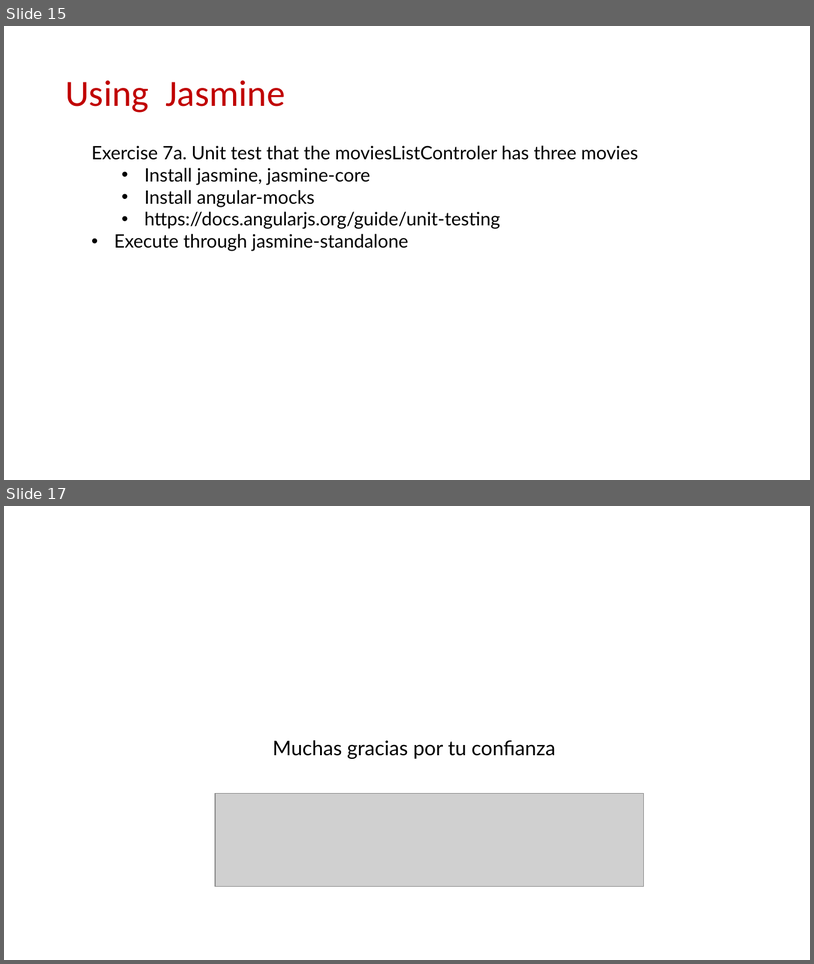
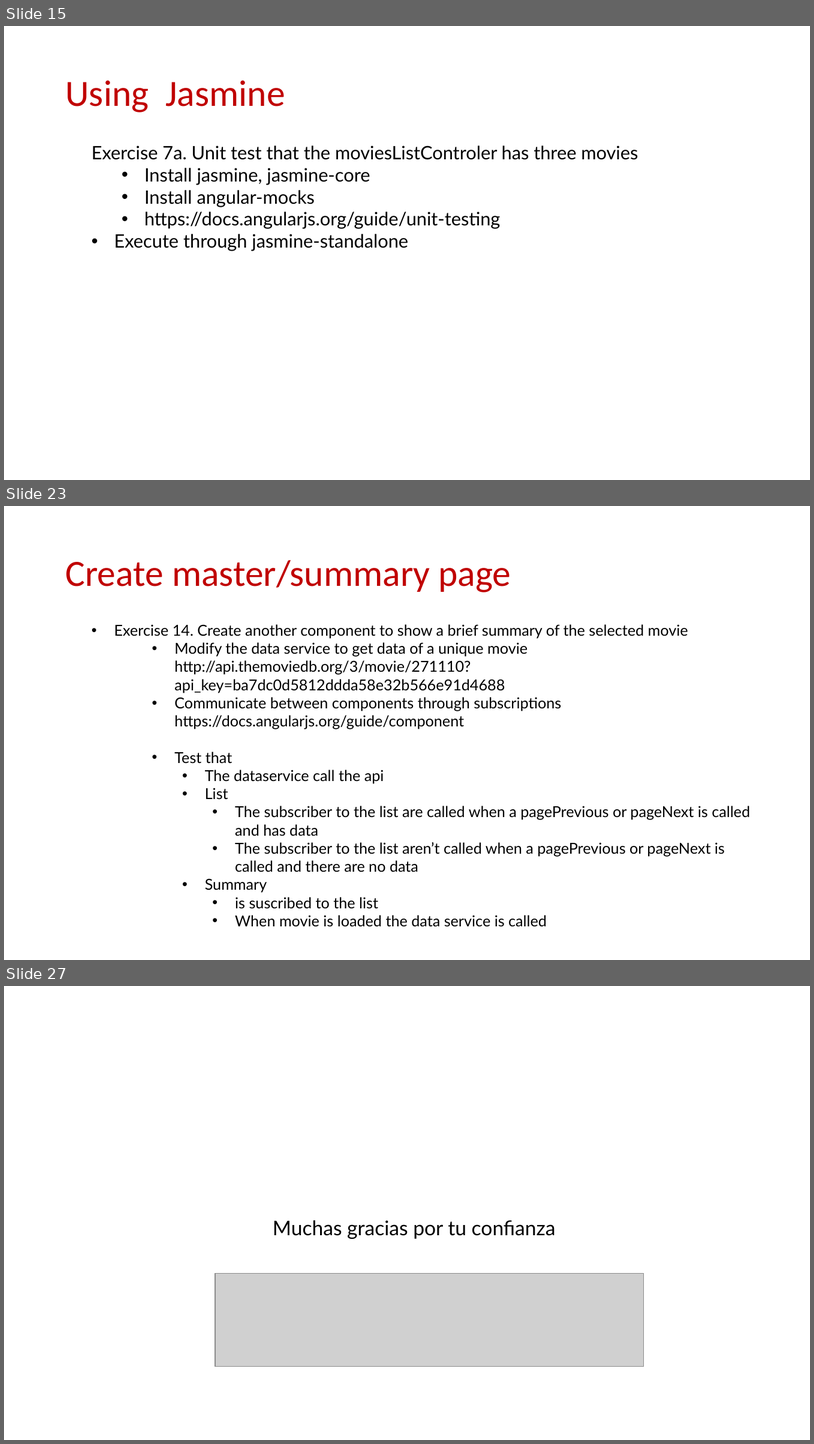
Before and after one commit to Robert-Freire/movie-browser, a slide deck: resume.pptx. Shown one above the other, each under a label of ours: slides 15 and 17 before the commit, slides 15, 23 and 27 after it; the slides between them are not shown. The pictures are 814x964 and 814x1444 pixels, drawn with LibreOffice and Linux fonts; fonts in the diff are those of the drawing; grey boxes stand for pictures; background and template pictures are left out. Boxes give left, top, right and bottom in pixels: in the first picture for what was removed or moved away, otherwise in the second. Text is boxed around its words. In the diff, an @@ line names an element or a change of style, - is before the commit and + after.

```diff
--- a/resume.pptx
+++ b/resume.pptx
@@ slide 23 added at [4, 506, 810, 960], background #FFFFFF @@
@@ title added at [65, 560, 512, 592], 44 pt, text #C00000 @@
+Create master/summary page
@@ text added at [114, 624, 750, 927], 18 pt, text #000000 @@
+• Exercise 14. Create another component to show a brief summary of the selected movie
+    • Modify the data service to get data of a unique movie http://api.themoviedb.org/3/movie/271110?api_key=ba7dc0d5812ddda58e32b566e91d4688
+    • Communicate between components through subscriptions https://docs.angularjs.org/guide/component
+    • Test that
+      • The dataservice call the api
+      • List
+        • The subscriber to the list are called when a pagePrevious or pageNext is called and has data
+        • The subscriber to the list aren’t called when a pagePrevious or pageNext is called and there are no data
+      • Summary
+        • is suscribed to the list
+        • When movie is loaded the data service is called
@@ what was slide 17 is now slide 27 @@
```
Also in this commit, not shown: 1 slide changed, 9 other slides added, 1 other file.
